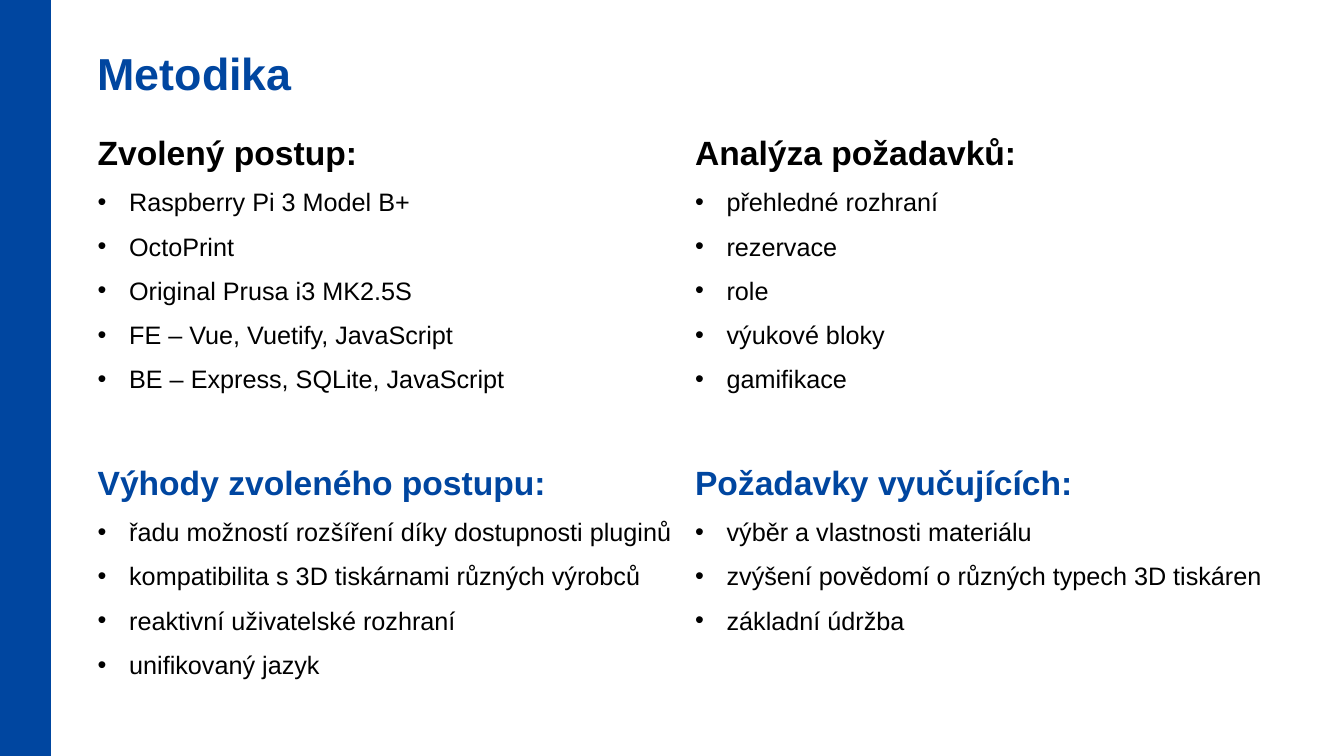
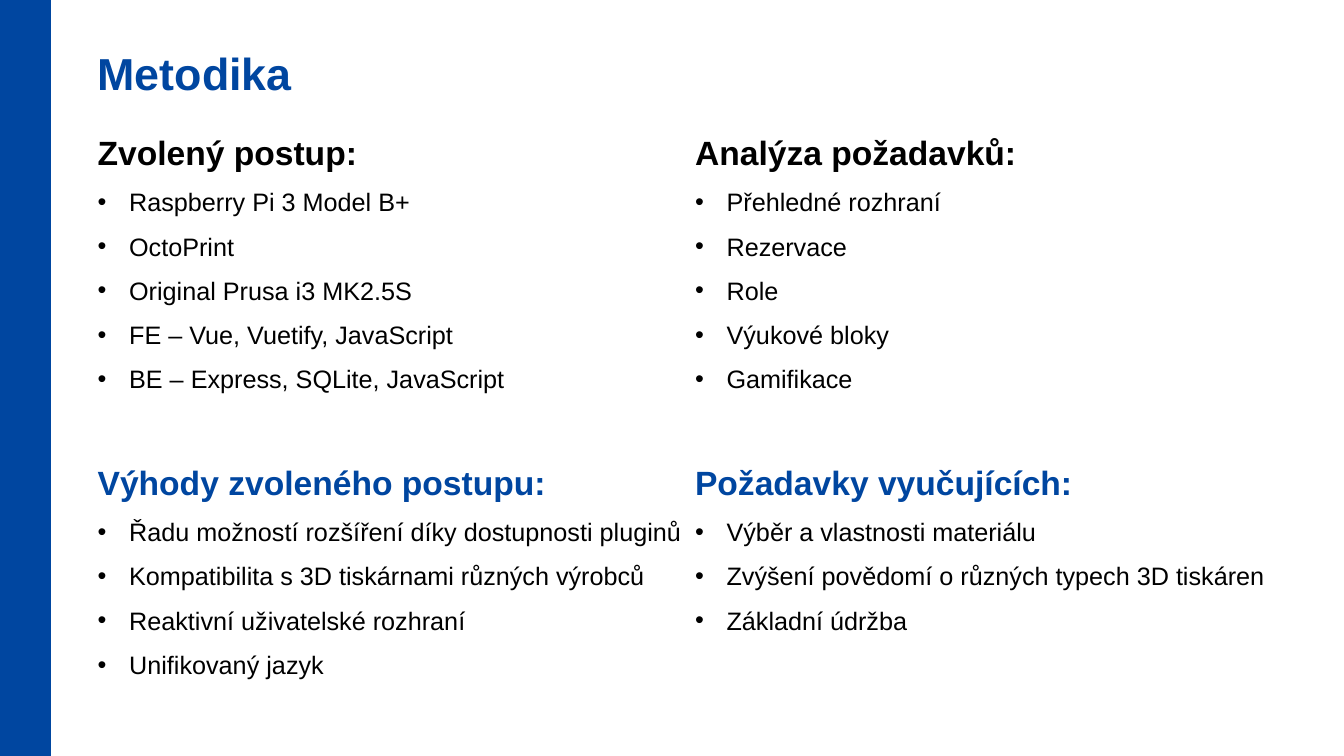
Before and after one commit to Zd3n1/BP2024, a slide deck: slide 5 of Prezentace.pptx. Drawn at 1344x756 pixels with LibreOffice and Linux fonts; fonts in the diff are those of the drawing; background and template pictures are left out. Boxes give left, top, right and bottom in pixels: in the first picture for what was removed or moved away, otherwise in the second. Text is boxed around its words. In the diff, an @@ line names an element or a change of style, - is before the commit and + after.

```diff
--- a/Prezentace.pptx
+++ b/Prezentace.pptx
@@ text at (727, 192, 940, 389): text changed @@
-• přehledné rozhraní
-• rezervace
-• role
-• výukové bloky
-• gamifikace
+• Přehledné rozhraní
+• Rezervace
+• Role
+• Výukové bloky
+• Gamifikace
@@ text at (129, 521, 681, 680): text changed @@
-• řadu možností rozšíření díky dostupnosti pluginů
-• kompatibilita s 3D tiskárnami různých výrobců
-• reaktivní uživatelské rozhraní
-• unifikovaný jazyk
+• Řadu možností rozšíření díky dostupnosti pluginů
+• Kompatibilita s 3D tiskárnami různých výrobců
+• Reaktivní uživatelské rozhraní
+• Unifikovaný jazyk
@@ text at (727, 522, 1264, 631): text changed @@
-• výběr a vlastnosti materiálu
-• zvýšení povědomí o různých typech 3D tiskáren
-• základní údržba
+• Výběr a vlastnosti materiálu
+• Zvýšení povědomí o různých typech 3D tiskáren
+• Základní údržba
```
Also in this commit, not shown: 3 other slides changed, 3 slides added, 2 slides removed.
